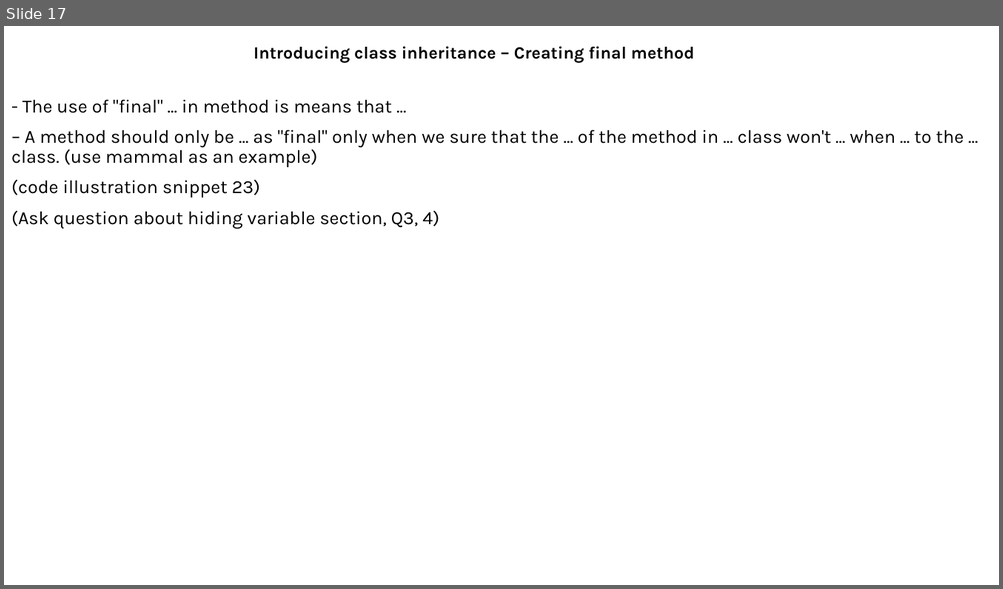
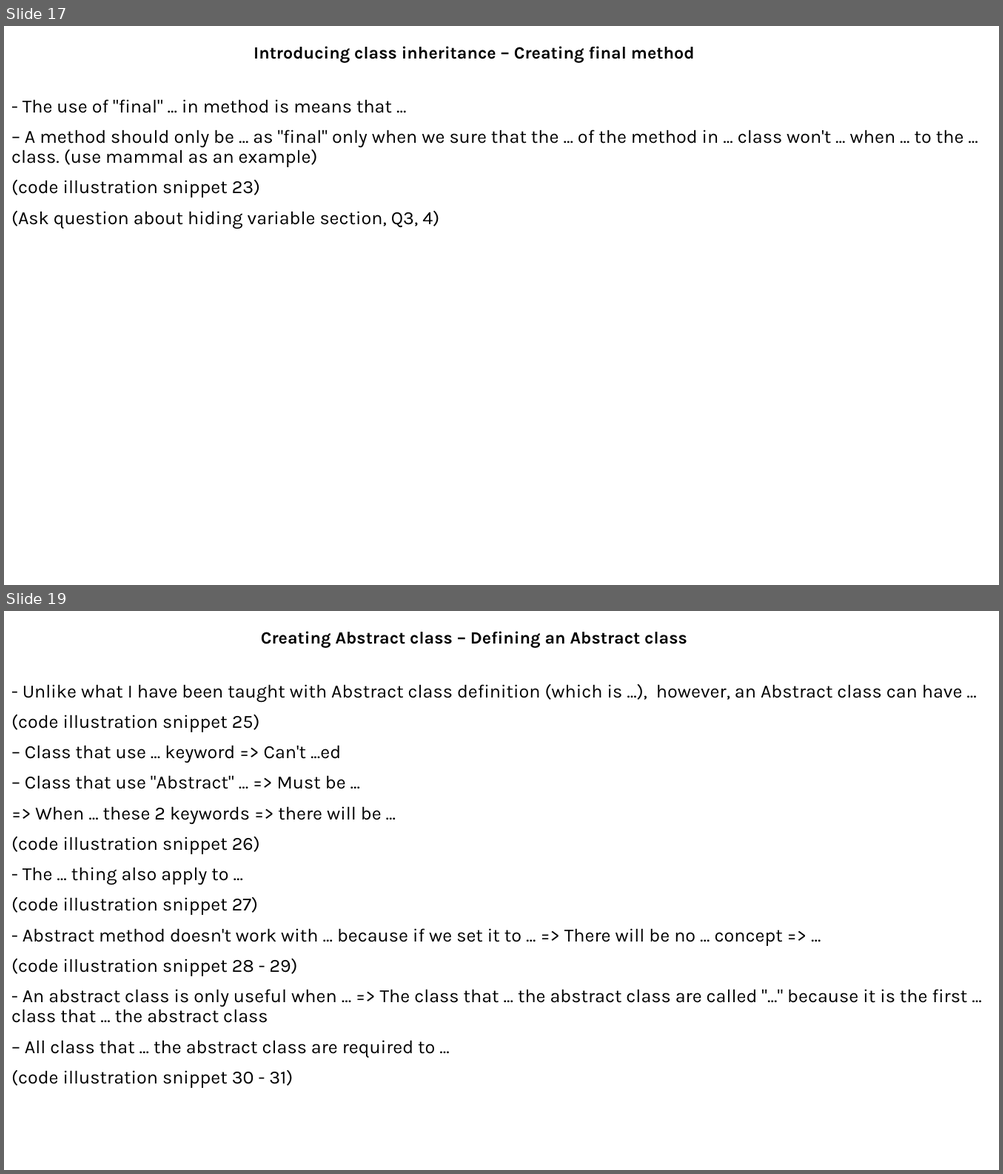
Before and after one commit to MaiDinhVinh/CS-Java, a slide deck: self-study resources/J8SE1/Chapter 5 - Class Design.pptx. Shown one above the other, each under a label of ours: slide 17 before the commit, slides 17 and 19 after it; the slides between them are not shown. The pictures are 1003x589 and 1003x1174 pixels, drawn with LibreOffice and Linux fonts; fonts in the diff are those of the drawing. Boxes give left, top, right and bottom in pixels: in the first picture for what was removed or moved away, otherwise in the second. Text is boxed around its words. In the diff, an @@ line names an element or a change of style, - is before the commit and + after.

```diff
--- a/self-study resources/J8SE1/Chapter 5 - Class Design.pptx
+++ b/self-study resources/J8SE1/Chapter 5 - Class Design.pptx
@@ slide 19 added at [4, 611, 999, 1170], background #FFFFFF @@
@@ subtitle added at [261, 631, 687, 648], 16.6 pt, text #000000, bold @@
+Creating Abstract class – Defining an Abstract class
@@ text added at [11, 684, 967, 1088], 18 pt, text #000000 @@
+- Unlike what I have been taught with Abstract class definition (which is ...), however, an Abstract class can have ...
+(code illustration snippet 25)
+– Class that use ... keyword => Can't ...ed
+– Class that use "Abstract" ... => Must be ...
+=> When ... these 2 keywords => there will be ...
+(code illustration snippet 26)
+- The ... thing also apply to ...
+(code illustration snippet 27)
+- Abstract method doesn't work with ... because if we set it to ... => There will be no ... concept => ...
+(code illustration snippet 28 - 29)
+- An abstract class is only useful when ... => The class that ... the abstract class are called "..." because it is the first ... class that ... the abstract class
+– All class that ... the abstract class are required to ...
+(code illustration snippet 30 - 31)
```
Also in this commit, not shown: 1 slide changed, 3 other slides added.
